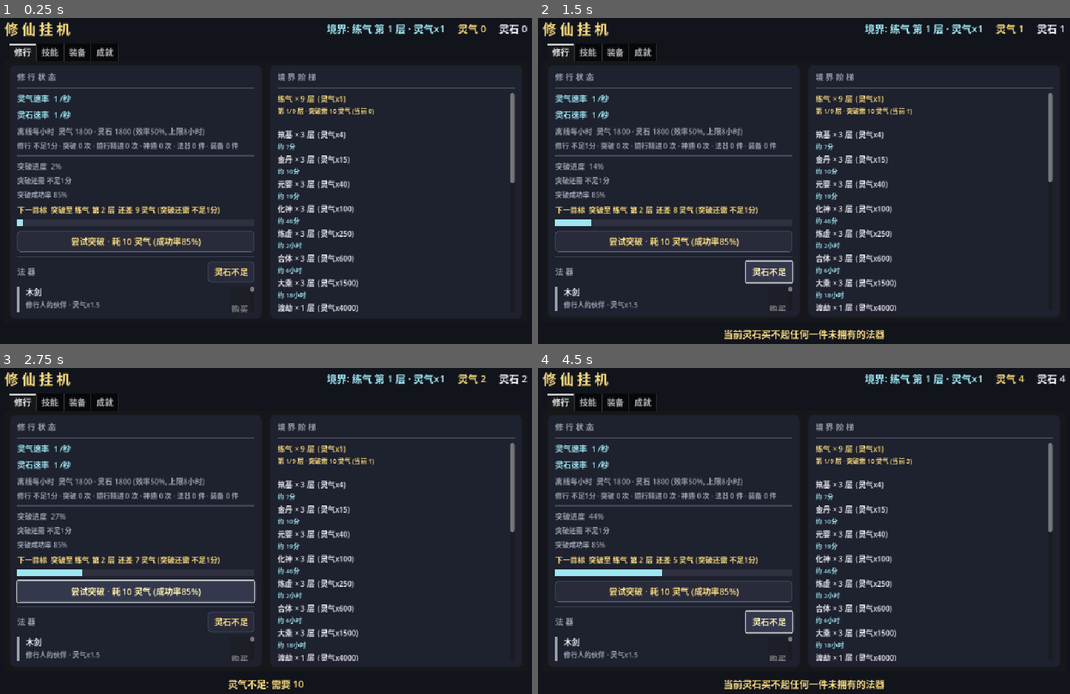
Above: before the commit, frames 1-4 (two rows, left to right).
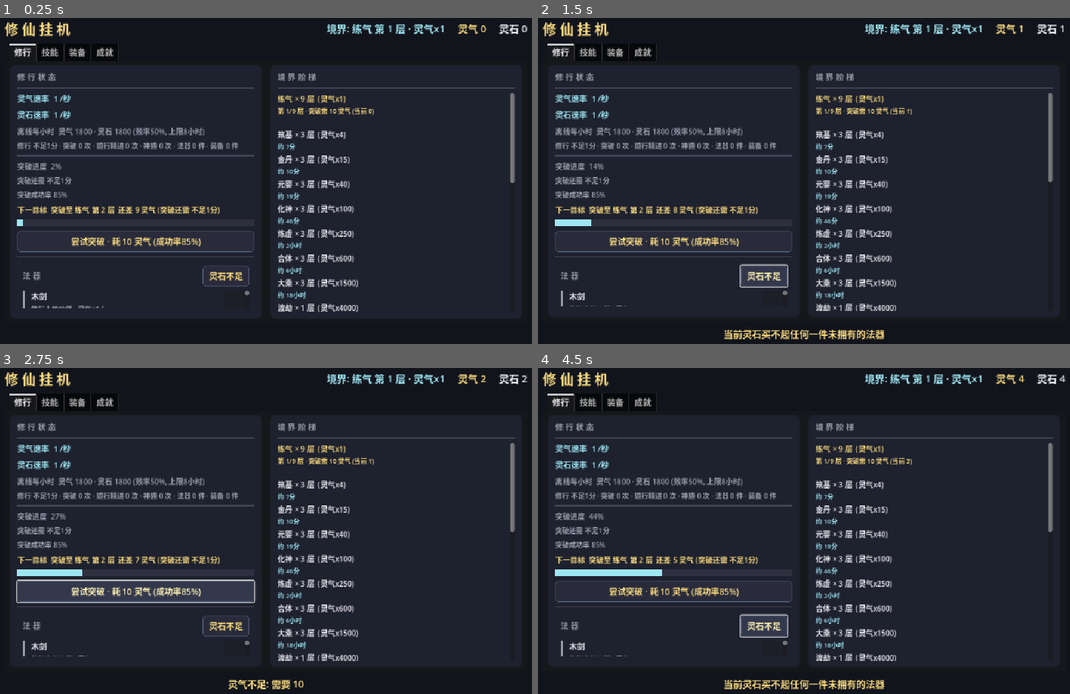
Above: after the commit, the same moments.

Repository: playerss/xiuxian-idle-godot
Game: Godot game, scene res://scenes/main.tscn
Same seed, same stepped clock (60 frames per second), same inputs: the game is played once before the commit and once after it.
Inputs:
- Up to frame 1 (0.25 s): no input
- Up to frame 2 (1.5 s): click "尝试突破 · 耗 10 灵气 (成功率85%)" at 0.5 s; click "灵石不足" at 1.25 s
- Up to frame 3 (2.75 s): click "尝试突破 · 耗 10 灵气 (成功率85%)" at 2 s
- Up to frame 4 (4.5 s): click "灵石不足" at 2.75 s; click "尝试突破 · 耗 10 灵气 (成功率85%)" at 3.5 s; click "灵石不足" at 4.25 s

The runs differ from the first frame. In frame 1, 0.8% of the frame differs, in the area x 3-48%, y 74-91%; in frame 2, 1.1%, in the area x 3-49%, y 74-90%; in frame 3, 0.8%; in frame 4, 1.1%.

Commit message:
feat(打磨-44): 收集进度一览 点击直达 — 4 类+总计 5 条纯展示, 玩家点某类查列表要手动切 Tab; 5 条升级为 flat Button 整行热区 (手型光标+悬停金边), 技能→技能页+重置 类别/品质 筛选, 装备→装备页+重置 部位/品质 筛选, 法器→修行页+法器区金边高亮 1.2s (法器区包进透明 Panel), 总计→弹口径提示不切页, 复用 _on_filter/_on_equip_filter 等现有接口纯导航 无存档/统计副作用; Button 非 Container 子行 min-size 不上抛致 FlowContainer 视为 0 宽不换行 -> _refresh_collect 文本变化时 _collect_btn_min 按 label+bar 重算按钮 min-size (换行能力不受影响); main.gd _on_collect_jump/_flash_items_panel/_restore_items_panel, ui_test 补 _assert_collect_jump (5 按钮 flat/光标/tooltip/行挂按钮下/切 Tab+筛选重置/法器高亮+1.4s 自动恢复/资源+stats 快照无副作用/总计不切页), 867→911 项; 主场景 0 报错, selftest 552 + stress 613 回归全过; 顺带 4 张 Steam 商店截图 Xvfb 重跑 (04 顶栏收集条 青 1305/金 1315 像素程序化校验), PROJECT_PLAN 勾选打磨-44 并新增打磨-45 候选 (一键系列统一浮动反馈)

Diff:
--- a/scripts/main.gd
+++ b/scripts/main.gd
@@ -2,6 +2,7 @@
 ## 修仙挂机 · 主界面 (UI 全部代码构建, Tab: 修行/技能/装备)
 ## 打磨-41: 技能/装备/法器 行首 4px 品质色竖条 (技能 tier 0..5 / 装备 tier 0..6 / 法器按价格档: 凡灰·玄蓝·仙紫·神金)
 ## 打磨-42: 成就页顶栏收集进度一览 mini 进度条 (4 类横排, 满=金/未满=青, 比例 1% 量化档才刷)
+## 打磨-44: 收集进度一览 点击直达 (技能/装备/法器 点击切对应 Tab+重置筛选, 总计弹口径提示; 纯导航无存档/统计副作用)
 
 const BG := Color(0.07, 0.08, 0.11)
 const PANEL_BG := Color(0.12, 0.13, 0.18)
@@ -85,6 +86,11 @@
 var _collect_wrap: FlowContainer  # 打磨-43: 收集进度一览容器 (与 _collect_box 同一节点, 宽度不足时逐条换行不截断)
 var _collect_items: Dictionary = {} # 打磨-42: 类别 -> {label, bar_bg, bar_fill, text, q} (text/q 变化才刷)
 var _collect_text := ""            # 收集文本缓存 (变化时才刷, tooltip/断言用; 原单行 Label 已升级为 _collect_box)
+var _collect_btns: Dictionary = {}  # 打磨-44: 类别 -> flat Button (收集进度行, 点击直达对应页)
+var _collect_sb_normal: StyleBoxFlat # 打磨-44: 收集行按钮 normal (透明)
+var _collect_sb_hover: StyleBoxFlat  # 打磨-44: 收集行按钮 hover (淡底+金边 可点提示)
+var _items_panel: Panel              # 打磨-44: 修行页法器区面板 (透明, 收集进度点击直达时金边高亮)
+var _items_hi_tween: Tween           # 打磨-44: 法器区高亮 tween (1.2s 自动恢复)
 var _bonus_labels: Array[Label] = []  # 技能/装备页顶栏 总加成汇总标签 (打磨-9)
 var _bonus_text := ""              # 汇总文本缓存 (变化时才刷)
 var _shop_row_nodes: Dictionary = {} # 法器 id -> row (tooltip 状态刷新用)
@@ -265,9 +271,25 @@
 	left.add_child(_break_btn)
 	left.add_child(_sep())
 	# 法器标题 + 打磨-29: 一键购买 (价格升序连买买得起的法器)
+	# 打磨-44: 法器区 包进透明 Panel, 收集进度"法器"点击直达时金边高亮 1.2s
+	_items_panel = Panel.new()
+	var ip_sb := StyleBoxFlat.new()
+	ip_sb.bg_color = Color(0, 0, 0, 0)
+	ip_sb.set_corner_radius_all(8)
+	_items_panel.add_theme_stylebox_override("panel", ip_sb)
+	_items_panel.size_flags_vertical = Control.SIZE_EXPAND_FILL
+	left.add_child(_items_panel)
+	var items_box := VBoxContainer.new()
+	items_box.set_anchors_preset(Control.PRESET_FULL_RECT)
+	items_box.offset_left = 10
+	items_box.offset_top = 8
+	items_box.offset_right = -10
+	items_box.offset_bottom = -8
+	items_box.add_theme_constant_override("separation", 8)
+	_items_panel.add_child(items_box)
 	var item_head := HBoxContainer.new()
 	item_head.add_theme_constant_override("separation", 8)
-	left.add_child(item_head)
+	items_box.add_child(item_head)
 	var item_sp := Control.new()
 	item_sp.size_flags_horizontal = Control.SIZE_EXPAND_FILL
 	item_head.add_child(_label("法 器", 15, DIM))
@@ -280,7 +302,7 @@
 	var shop_scroll := ScrollContainer.new()
 	shop_scroll.size_flags_vertical = Control.SIZE_EXPAND_FILL
 	shop_scroll.horizontal_scroll_mode = ScrollContainer.SCROLL_MODE_DISABLED
-	left.add_child(shop_scroll)
+	items_box.add_child(shop_scroll)
 	_shop_box = VBoxContainer.new()
 	_shop_box.size_flags_horizontal = Control.SIZE_EXPAND_FILL
 	_shop_box.add_theme_constant_override("separation", 10)
@@ -754,12 +776,23 @@
 	_collect_wrap.tooltip_text = "全局收集进度: 领悟过的技能 / 购买过的装备 / 购置的法器 / 达成的成就。\n收集只增不减, 全数收集即为圆满。"
 	head.add_child(_collect_wrap)
 	_collect_box = _collect_wrap  # 打磨-42 旧名指向同一容器 (tooltip/断言兼容)
+	# 打磨-44: 收集进度行升级为 flat Button (点击直达对应页; 悬停淡底+金边提示可点)
+	_collect_sb_normal = StyleBoxFlat.new()
+	_collect_sb_normal.bg_color = Color(0, 0, 0, 0)
+	_collect_sb_hover = StyleBoxFlat.new()
+	_collect_sb_hover.bg_color = Color(1, 1, 1, 0.06)
+	_collect_sb_hover.border_color = GOLD
+	_collect_sb_hover.set_border_width_all(1)
+	_collect_sb_hover.set_corner_radius_all(6)
+	_collect_sb_hover.content_margin_left = 2
+	_collect_sb_hover.content_margin_right = 2
+	_collect_sb_hover.content_margin_top = 1
+	_collect_sb_hover.content_margin_bottom = 1
 	for kv in [["skill", "技能"], ["equip", "装备"], ["item", "法器"], ["ach", "成就"]]:
 		var ckey: String = kv[0]
 		var crow := HBoxContainer.new()
 		crow.add_theme_constant_override("separation", 5)
 		crow.size_flags_vertical = Control.SIZE_SHRINK_CENTER
-		crow.mouse_filter = Control.MOUSE_FILTER_IGNORE
 		var cl := _label("", 14, CYAN)
 		crow.add_child(cl)
 		var cbar_bg := ColorRect.new()
@@ -773,14 +806,30 @@
 		cbar_fill.mouse_filter = Control.MOUSE_FILTER_IGNORE
 		cbar_bg.add_child(cbar_fill)
 		crow.add_child(cbar_bg)
-		_collect_wrap.add_child(crow)
-		_collect_items[ckey] = {"label": cl, "bar_bg": cbar_bg, "bar_fill": cbar_fill, "text": "", "q": -1}
+		var cbtn := Button.new()
+		cbtn.flat = true
+		cbtn.mouse_default_cursor_shape = Control.CURSOR_POINTING_HAND
+		cbtn.add_theme_stylebox_override("normal", _collect_sb_normal)
+		cbtn.add_theme_stylebox_override("hover", _collect_sb_hover)
+		cbtn.add_theme_stylebox_override("pressed", _collect_sb_hover)
+		cbtn.add_theme_stylebox_override("focus", _collect_sb_hover)
+		cbtn.toggle_mode = false
+		cbtn.pressed.connect(_on_collect_jump.bind(ckey))
+		var ctip: String = {
+			"skill": "点击直达 技能页", "equip": "点击直达 装备页",
+			"item": "点击直达 修行页·法器区", "ach": "已在 成就页, 点击无动作",
+		}[ckey]
+		cbtn.tooltip_text = ctip
+		cbtn.add_child(crow)
+		_collect_wrap.add_child(cbtn)
+		_collect_items[ckey] = {"label": cl, "bar_bg": cbar_bg, "bar_fill": cbar_fill, "text": "", "q": -1, "btn": cbtn, "row": crow}
+		_collect_btns[ckey] = cbtn
 	# 打磨-43: 第 5 条 总计 mini 进度条 (打磨-28 旧文字 "(总 N/287)" 的展示位回归; 口径=四类已收集之和/总量之和)
+	# 打磨-44: 总计行同样 flat Button (点击弹口径提示, 不切页)
 	var tt := _label("", 14, CYAN)
 	var trow := HBoxContainer.new()
 	trow.add_theme_constant_override("separation", 5)
 	trow.size_flags_vertical = Control.SIZE_SHRINK_CENTER
-	trow.mouse_filter = Control.MOUSE_FILTER_IGNORE
 	trow.add_child(tt)
 	var tbg := ColorRect.new()
 	tbg.color = Color(0.22, 0.24, 0.31)
@@ -793,8 +842,19 @@
 	tfill.mouse_filter = Control.MOUSE_FILTER_IGNORE
 	tbg.add_child(tfill)
 	trow.add_child(tbg)
-	_collect_wrap.add_child(trow)
-	_collect_items["total"] = {"label": tt, "bar_bg": tbg, "bar_fill": tfill, "text": "", "q": -1}
+	var tbtn := Button.new()
+	tbtn.flat = true
+	tbtn.mouse_default_cursor_shape = Control.CURSOR_POINTING_HAND
+	tbtn.add_theme_stylebox_override("normal", _collect_sb_normal)
+	tbtn.add_theme_stylebox_override("hover", _collect_sb_hover)
+	tbtn.add_theme_stylebox_override("pressed", _collect_sb_hover)
+	tbtn.add_theme_stylebox_override("focus", _collect_sb_hover)
+	tbtn.pressed.connect(_on_collect_jump.bind("total"))
+	tbtn.tooltip_text = "总计 = 四类已收集之和 / 四类总量之和 (技能+装备+法器+成就, 各条目只收集一次)"
+	tbtn.add_child(trow)
+	_collect_wrap.add_child(tbtn)
+	_collect_items["total"] = {"label": tt, "bar_bg": tbg, "bar_fill": tfill, "text": "", "q": -1, "btn": tbtn, "row": trow}
+	_collect_btns["total"] = tbtn
 
 	var scroll := ScrollContainer.new()
 	scroll.size_flags_vertical = Control.SIZE_EXPAND_FILL
@@ -1161,6 +1221,20 @@
 		fill.color = GOLD if full else CYAN
 		if int(bg.size.x) > 0:
 			fill.size = Vector2(bg.size.x * float(q) / 100.0, bg.size.y)
+		# 打磨-44: Button 非 Container, 子行 label/bar 的 min-size 不会上抛 -> FlowContainer 视为 0 宽不换行;
+		# 文本变化时按 label+bar 重算按钮 min-size (真实渲染含字体度量, headless 字体 min=0 但布局仍成立)
+		_collect_btn_min(k, it["label"] as Label, bg)
+
+
+# 打磨-44: 按 行内 label+bar 的 min-size 同步收集按钮 min-size (让 FlowContainer 正确换行)
+func _collect_btn_min(k: String, cl: Label, bg: ColorRect) -> void:
+	var it: Dictionary = _collect_items[k]
+	var b: Button = it.get("btn", null)
+	if b == null:
+		return
+	var mw: float = cl.get_minimum_size().x + bg.custom_minimum_size.x + 8.0  # 8 ≈ 行间 separation
+	var mh: float = maxf(cl.get_minimum_size().y, bg.custom_minimum_size.y) + 4.0
+	b.custom_minimum_size = Vector2(mw, mh)
 
 
 # 打磨-40: 刷单个成就行进度条 (已解锁=满条金色 / 未解锁=青色按 ach_progress_ratio 填充)
@@ -1378,6 +1452,57 @@
 	_show_msg(GameData.unequip(slot))
 
 
+# 打磨-44: 收集进度一览 点击直达 — 技能→技能页 / 装备→装备页 / 法器→修行页法器区(金边高亮) /
+# 总计→口径提示 (不切页); 纯导航操作, 无存档/统计副作用 (复用筛选接口, 口径与各自页一致)
+func _on_collect_jump(ckey: String) -> void:
+	match ckey:
+		"skill":
+			_tab.current_tab = 1
+			_on_filter("")
+			_on_tier_filter("")
+			_show_msg("直达 技能页 (全部类别 · 全部品质)")
+		"equip":
+			_tab.current_tab = 2
+			_on_equip_filter("")
+			_on_equip_tier_filter("")
+			_show_msg("直达 装备页 (全部部位 · 全部品质)")
+		"item":
+			_tab.current_tab = 0
+			_flash_items_panel()
+			_show_msg("直达 修行页·法器区")
+		"ach":
+			_tab.current_tab = 3
+			_show_msg("已在 成就页")
+		"total":
+			_show_msg("总计 = 四类已收集之和 / 四类总量之和 (各条目只收集一次, 卸下/换装不影响)")
+
+
+# 打磨-44: 法器区金边高亮 1.2s 后自动恢复 (tween 驱动, 重入时先 kill 旧 tween)
+func _flash_items_panel() -> void:
+	if _items_panel == null:
+		return
+	if _items_hi_tween != null and _items_hi_tween.is_valid():
+		_items_hi_tween.kill()
+	var sb := StyleBoxFlat.new()
+	sb.bg_color = Color(0, 0, 0, 0)
+	sb.border_color = GOLD
+	sb.set_border_width_all(2)
+	sb.set_corner_radius_all(8)
+	_items_panel.add_theme_stylebox_override("panel", sb)
+	_items_hi_tween = create_tween()
+	_items_hi_tween.tween_interval(1.2)
+	_items_hi_tween.tween_callback(_restore_items_panel)
+
+
+func _restore_items_panel() -> void:
+	if _items_panel == null:
+		return
+	var sb := StyleBoxFlat.new()
+	sb.bg_color = Color(0, 0, 0, 0)
+	sb.set_corner_radius_all(8)
+	_items_panel.add_theme_stylebox_override("panel", sb)
+
+
 # 打磨-11: 装备部位筛选 (显示/隐藏对应行)
 func _on_equip_filter(slot: String) -> void:
 	_equip_filter_active = slot
--- a/scripts/ui_test.gd
+++ b/scripts/ui_test.gd
@@ -3,6 +3,8 @@
 ## 打磨-41: 技能/装备/法器 行首品质色竖条断言 (存在/首子节点/颜色与数据 tier 或价格档一致)
 ## 打磨-42: 成就页顶栏收集进度一览 mini 进度条断言 (4 条节点/0 填充/满态金/半态比例/节流缓存)
 ## 打磨-43: 收集进度一览加 总计 mini 进度条断言 (5 条节点/总计=10/287 与 137/287 两态/wrap 换行布局)
+## 打磨-44: 收集进度一览 点击直达断言 (5 条 flat Button+手型光标/tooltip/点击切 Tab 重置筛选/
+##          法器区金边高亮+自动恢复/无存档统计副作用/总计不切页)
 ## 运行: timeout 30 ~/bin/godot --headless --path . res://scenes/ui_test.tscn
 ## 退出码 0 = 通过, 非 0 = 失败 (失败详情写入 user://ui_test_result.txt)
 ## 说明: 实例化主场景 (UI 全代码构建), 直接驱动 _refresh 断言进度条节点/宽度/颜色/tooltip;
@@ -67,6 +69,7 @@
 	_mutate_state()
 	await _assert_tier_bars()
 	await _assert_collect_bars_mutated()
+	await _assert_collect_jump()
 	_finish()
 
 
@@ -333,6 +336,85 @@
 	check(tier_seen[0] > 0 and tier_seen[2] > 0 and tier_seen[5] > 0 and tier_seen[6] > 0, "法器四档价格色标均有覆盖 (实际 %s)" % str(tier_seen))
 
 
+# 打磨-44: 收集进度一览 点击直达 — 5 条 flat Button (手型光标/tooltip), 点击切 Tab+重置筛选,
+# 法器区金边高亮+自动恢复, 无存档/统计副作用, 总计不切页
+func _assert_collect_jump() -> void:
+	var g := GameData
+	# 回到成就页 (点击入口所在页)
+	ui._tab.current_tab = 3
+	# 5 条按钮节点 + flat + 手型光标
+	check(ui._collect_btns.size() == 5, "收集进度 5 条点击按钮齐全 (实际 %d)" % ui._collect_btns.size())
+	var expect_tip := {"skill": "点击直达 技能页", "equip": "点击直达 装备页",
+		"item": "点击直达 修行页·法器区", "ach": "已在 成就页", "total": "总计 = 四类已收集之和"}
+	for k in expect_tip:
+		var b: Button = ui._collect_btns.get(k, null)
+		check(b != null, "收集 %s 按钮存在" % k)
+		if b == null:
+			continue
+		check(b.flat == true, "收集 %s 按钮 flat (可点样式)" % k)
+		check(b.mouse_default_cursor_shape == Control.CURSOR_POINTING_HAND, "收集 %s 手型光标提示可点" % k)
+		check(b.toggle_mode == false, "收集 %s 按钮非 toggle (点击即触发)" % k)
+		check(b.tooltip_text.find(expect_tip[k]) >= 0, "收集 %s tooltip 含「%s」 (实际 %s)" % [k, expect_tip[k], b.tooltip_text])
+		# 行 (HBox) 是按钮子节点 (结构: wrap > btn > row[label+bar])
+		var it: Dictionary = ui._collect_items[k]
+		var row: Node = it["row"]
+		check(row.get_parent() == b, "收集 %s 行挂在按钮下 (点击热区=整行)" % k)
+	# 法器区高亮 Panel 存在 (修行页)
+	check(ui._items_panel != null and ui._items_panel is Panel, "修行页法器区高亮 Panel 存在")
+	# --- 点击 技能: 切到技能页(tab1) + 筛选重置(全部类别/全部品质) ---
+	# 先给技能页制造一个筛选态, 验证点击后重置
+	ui._on_filter("sword")
+	ui._on_tier_filter("2")
+	check(ui._filter_active == "sword" and ui._tier_active == "2", "前置 技能筛选态 (sword/tier2)")
+	# 副作用快照 (点击 不应改变)
+	var snap_essence := g.essence
+	var snap_stones := g.stones
+	var snap_stats := g.stats
+	ui._on_collect_jump("skill")
+	await get_tree().process_frame
+	check(ui._tab.current_tab == 1, "点击 技能 → 切到 技能页 (tab=1) (实际 %d)" % ui._tab.current_tab)
+	check(ui._filter_active == "", "点击 技能 → 类别筛选重置为 全部 (实际 %s)" % ui._filter_active)
+	check(ui._tier_active == "", "点击 技能 → 品质筛选重置为 全部 (实际 %s)" % ui._tier_active)
+	check(g.essence == snap_essence and g.stones == snap_stones, "点击 技能 无资源副作用")
+	check(g.stats == snap_stats, "点击 技能 无统计副作用 (无 _stat_inc)")
+	# --- 点击 装备: 切到装备页(tab2) + 部位/品质 筛选重置 ---
+	ui._on_equip_filter("weapon")
+	ui._on_equip_tier_filter("3")
+	check(ui._equip_filter_active == "weapon" and ui._equip_tier_active == "3", "前置 装备筛选态 (weapon/tier3)")
+	ui._on_collect_jump("equip")
+	await get_tree().process_frame
+	check(ui._tab.current_tab == 2, "点击 装备 → 切到 装备页 (tab=2) (实际 %d)" % ui._tab.current_tab)
+	check(ui._equip_filter_active == "", "点击 装备 → 部位筛选重置为 全部 (实际 %s)" % ui._equip_filter_active)
+	check(ui._equip_tier_active == "", "点击 装备 → 品质筛选重置为 全部 (实际 %s)" % ui._equip_tier_active)
+	check(g.essence == snap_essence and g.stones == snap_stones and g.stats == snap_stats, "点击 装备 无资源/统计副作用")
+	# --- 点击 法器: 切到修行页(tab0) + 法器区金边高亮, 之后自动恢复 ---
+	ui._on_collect_jump("item")
+	await get_tree().process_frame
+	check(ui._tab.current_tab == 0, "点击 法器 → 切到 修行页 (tab=0) (实际 %d)" % ui._tab.current_tab)
+	var sb_hi: StyleBoxFlat = ui._items_panel.get_theme_stylebox("panel")
+	check(sb_hi != null and sb_hi.get_border_width_all() > 0, "点击 法器 → 法器区金边高亮 (边框宽>0)")
+	check(sb_hi != null and sb_hi.border_color == ui.GOLD, "点击 法器 → 高亮边框=金")
+	# 等待 tween 结束(1.2s) 后恢复
+	await get_tree().create_timer(1.4).timeout
+	var sb_rest: StyleBoxFlat = ui._items_panel.get_theme_stylebox("panel")
+	check(sb_rest != null and sb_rest.get_border_width_all() == 0, "法器区高亮 1.2s 后自动恢复 (边框宽=0)")
+	check(g.essence == snap_essence and g.stones == snap_stones and g.stats == snap_stats, "点击 法器 无资源/统计副作用")
+	# --- 点击 成就: 已在成就页, 不切页 (保持 tab=3) ---
+	ui._tab.current_tab = 3
+	ui._on_collect_jump("ach")
+	await get_tree().process_frame
+	check(ui._tab.current_tab == 3, "点击 成就 → 保持 成就页 (tab=3) (实际 %d)" % ui._tab.current_tab)
+	# --- 点击 总计: 只弹口径提示, 不切页 (保持 tab=3) ---
+	ui._tab.current_tab = 3
+	var tab_before_total: int = ui._tab.current_tab
+	ui._on_collect_jump("total")
+	await get_tree().process_frame
+	check(ui._tab.current_tab == tab_before_total, "点击 总计 → 不切页 (保持 tab=%d)" % tab_before_total)
+	check(str(ui._msg_label.text).find("总计") >= 0, "点击 总计 → 底部弹口径提示 (实际 %s)" % ui._msg_label.text)
+	check(g.essence == snap_essence and g.stones == snap_stones and g.stats == snap_stats, "点击 总计 无资源/统计副作用")
+	# 恢复受控态 (防污染: 筛选已重置为全部, 无需额外清理)
+
+
 func _finish() -> void:
 	print("")
 	if _fail.is_empty():
Binary file changed: store/shots/01_training.png
Binary file changed: store/shots/02_skills.png
Binary file changed: store/shots/03_equipment.png
Binary file changed: store/shots/04_achievements.png
Not shown, changed: PROJECT_PLAN.md
